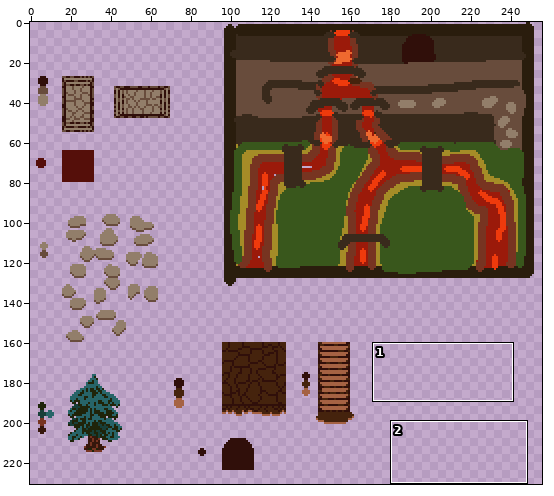
File history of a pixel-art file, Project/ToImport/Village1Tileset.aseprite. The first picture is a wide view before the edit; the outline marks the close-up.
Close-up. Before the commit:
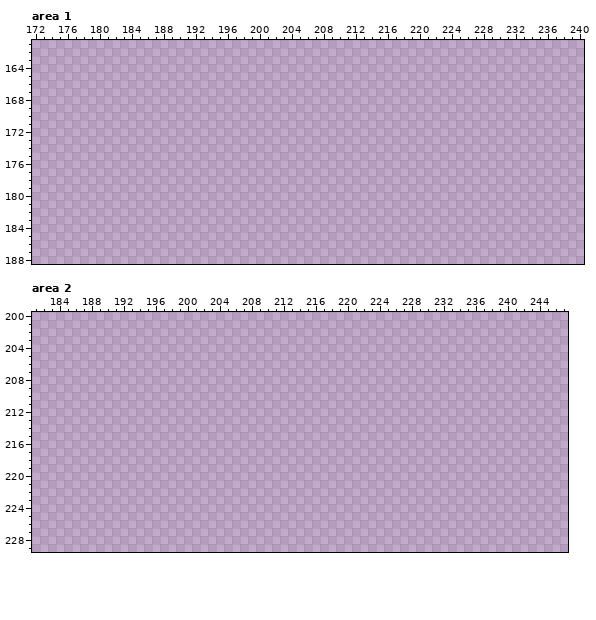
256x256 pixels, 1 frame. Shown: area 1: x 172..240, y 161..188; area 2: x 181..247, y 200..229. The wide view leaves out empty margins.
The result:
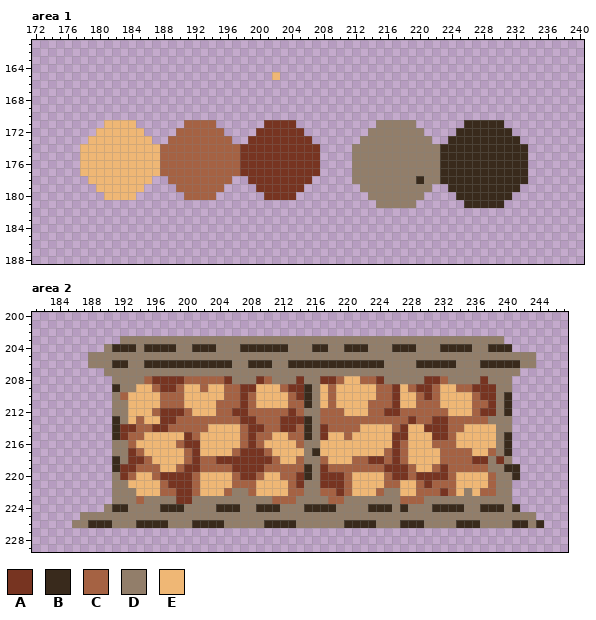
Palette (. is transparent): A #773421  B #392a1c  C #a56243  D #927e6a  E #efb775
The edit:
Changed rows in their new state; - is an unchanged pixel.
Area 1:
first column x 202:
165 E
first column x 178:
171 ---EEEE------CCCC------AAAA----------DDDDD------BBBBB---
172 --EEEEEE----CCCCCC----AAAAAA--------DDDDDDD----BBBBBBB--
173 -EEEEEEEE--CCCCCCCC--AAAAAAAA------DDDDDDDDD--BBBBBBBBB-
174 EEEEEEEEEECCCCCCCCCCAAAAAAAAAA----DDDDDDDDDDDBBBBBBBBBBB
175 EEEEEEEEEECCCCCCCCCCAAAAAAAAAA----DDDDDDDDDDDBBBBBBBBBBB
176 EEEEEEEEEECCCCCCCCCCAAAAAAAAAA----DDDDDDDDDDDBBBBBBBBBBB
177 EEEEEEEEEECCCCCCCCCCAAAAAAAAAA----DDDDDDDDDDDBBBBBBBBBBB
178 -EEEEEEEE--CCCCCCCC--AAAAAAAA-----DDDDDDDDBDDBBBBBBBBBBB
179 --EEEEEE----CCCCCC----AAAAAA-------DDDDDDDDD--BBBBBBBBB-
180 ---EEEE------CCCC------AAAA---------DDDDDDD----BBBBBBB--
181 -------------------------------------DDDDD------BBBBB---
Area 2:
first column x 186:
203 ------DDDDDDDDDDDDDDDDDDDDDDDDDDDDDDDDDDDDDDDDDDDDDDDD-----
204 ----DBBBDBBBBDDBBBDDDBBBBBBDDDBBDDBBBDDDBBBDDDBBBBDDBBB----
205 --DDDDDDDDDDDDDDDDDDDDDDDDDDDDDDDDDDDDDDDDDDDDDDDDDDDDDDDD-
206 --DDDBBDDBBBBBBBBBBBDDBBBDDBBBBBBBBBBBBDDDDBBBBBDDDBBBBBDD-
207 ----DDDDDDDDDDDDDDDDDDDDDDDDDDDDDDDDDDDDDDDDDDDDDDDDDDDD---
208 -----DDDDCAAAACCCCCADDDACDDDADDAACEECCADDDDDAACDDDDADDD----
209 -----BDDEECAACEECEECCAAEEECAABDECEEEEECCAECAACEECCAAADD----
210 -----DCEEEECCCEEEEECCACEEEECABDECEEEEECCAEECACEEEECAADB----
211 -----DDEEEECCCEEEECCCACEEEECCBDECEEEECCCAEECCCEEEECCADB----
212 -----DDEEECAAACEEECCAACCCCCACDDCCCEEECCAACCCCCCEEECAADB----
213 -----BDECEEAACCCCCCCCAACCCAAABDCCCCCCCCCCCACCAACCCCCDDD----
214 -----BAACCAACCCCCEEEECAACCAACBDACCCCEEEECAEEAAACCEEEEDD----
215 -----BACCEEEEEACEEEEECACCEECCBDAEECEEEEEAAEEEAACEEEEEDB----
216 -----DDCEEEEECAAEEEEECACEEEECDDEEEEEEEEEACEEECCCEEEEEDB----
217 -----DDACEEEEECAEEEECAAACEEEEDBEEEEEEEECACEEEECCCCEECDB----
218 -----BDAACEEEECACCAAAAAAACEECDDCEEECCAACACEEEECCCCAADAD----
219 -----BAACCCEECAACCCCAAAACCCCCBDACCCCCCCAAACEECACCCCCDDBB---
220 -----DACEECAAAACEEEECAACEECCABDAAACEEEECAACAAAACEEEECDDB---
221 -----DDEEEECAAACEEEECCCEEEECADDAAACEEEECCEECACCCEEEECDD----
222 -----DDDEEECCAACEEECDDCEEEECCDDCCACEEECDDEECCCACEDECCDD----
223 -----DDDCDDDDAADDDDDDDDDDCCCDDDDCCDDDDDDDCCCDDDDDDDDDDD----
224 ----DBBDDDDBBBDDDDBBBDDBBBDDDBBBBDDDDBBBDBDDDBBBBDDBBBDB---
225 -DDDDDDDDDDDDDDDDDDDDDDDDDDDDDDDDDDDDDDDDDDDDDDDDDDDDDDDDD-
226 DDBBBDDDBBBBDDDBBBBDDDDDBBBBDDDDDDBBBBDDDBBBDDDDBBBDDDDBBDB
Changed places in both close-ups, as pixel boxes (x1, y1, x2, y2):
added: (272, 72, 280, 80)
added: (80, 120, 320, 200)
added: (352, 120, 528, 208)
added: (72, 336, 544, 528)
